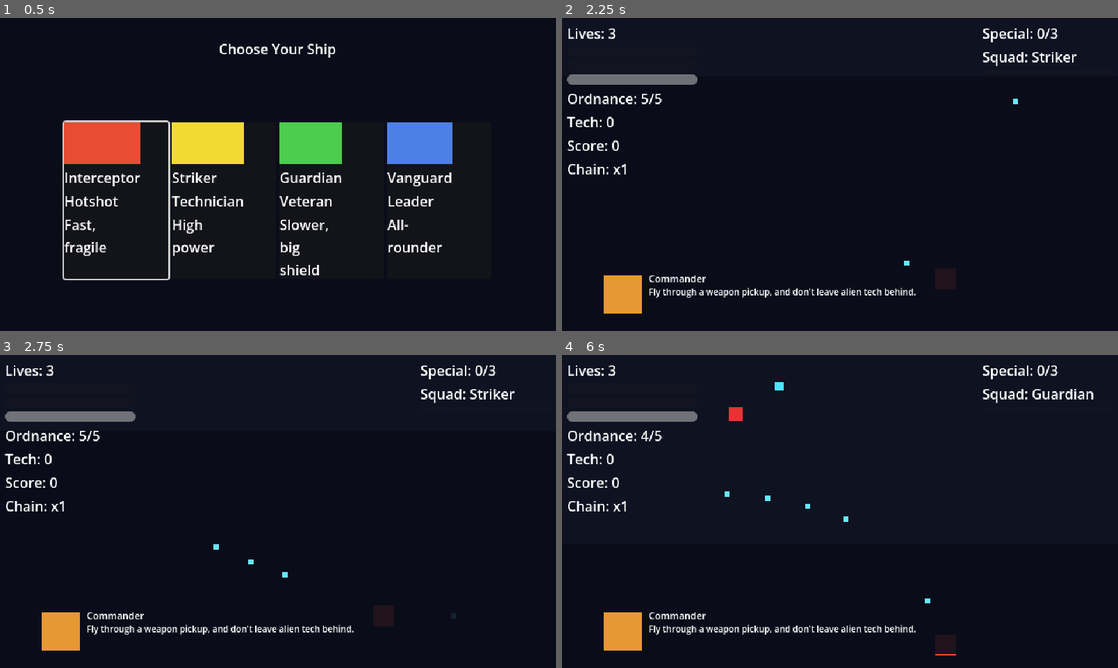
Above: before the commit, frames 1-4 (two rows, left to right).
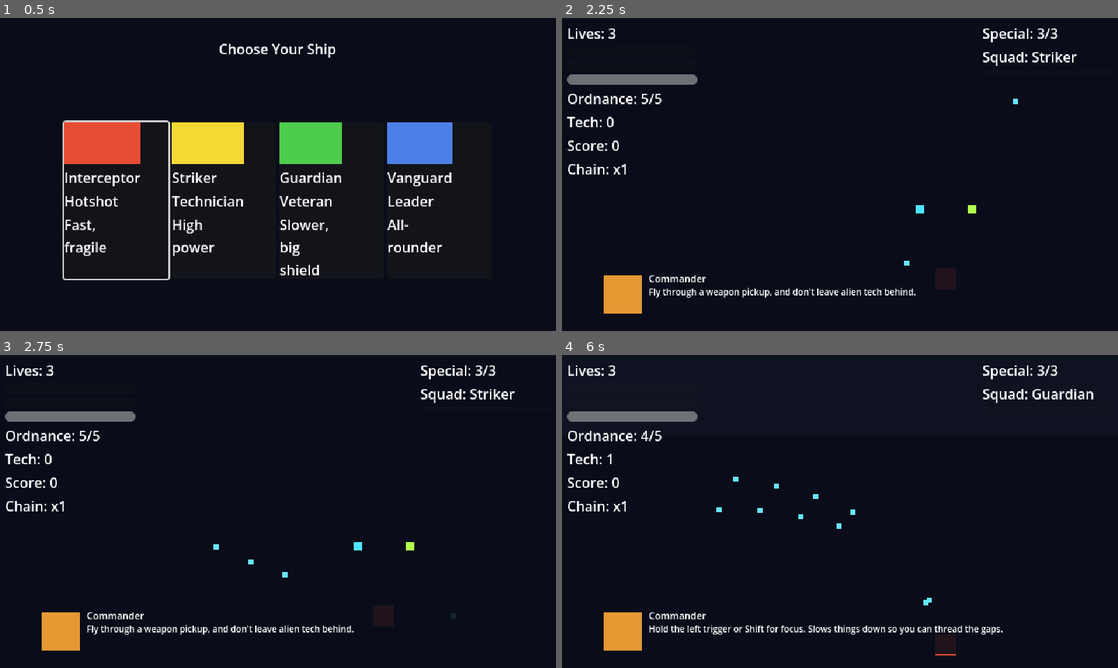
Above: after the commit, the same moments.

Repository: Funfetsunk/terra-intercept
Game: Godot game, scene res://scenes/menus/ship_select.tscn
Two runs of this game, one before a commit and one after it. Both use one fixed random seed, a clock stepped at 60 frames per second and the inputs below.
Inputs (mouse positions are in pixels of both pictures, inside the frame that each line leads up to):
- Up to frame 1 (0.5 s): no input
- Up to frame 2 (2.25 s): click (678, 199) at 0.5 s; tap Enter (ui_accept) at 1.25, 1.52 s; move the mouse to (962, 158) at 1.27 s; hold D (p1_move_right) 1.28-2 s; click (962, 158) at 1.35 s; drag from (728, 190) to (945, 277) at 2.02 s
- Up to frame 3 (2.75 s): no input
- Up to frame 4 (6 s): move the mouse to (895, 442) at 2.77 s; hold D (p1_move_right) 2.78-3.5 s; hold Space (p1_ordnance) 2.78-3.5 s; drag from (812, 574) to (673, 464) at 3.52 s; move the mouse to (1006, 558) at 4.27 s; hold A (p1_move_left) 4.28-5 s; tap E (p1_squad_next) at 4.35 s; tap Enter (ui_accept) at 4.52 s; drag from (673, 464) to (756, 433) at 5.02 s; move the mouse to (867, 511) at 5.77 s; hold S (p1_move_down) from 5.78 s (still down); click (867, 511) at 5.85 s

Frame 1 is identical in both runs. In frame 2, 0.1% of the frame differs, in the area x 63-87%, y 3-63%; in frame 3, 0.1%; in frame 4, 1.4%, in the area x 8-87%, y 3-90%.

Commit message:
Pause per tutorial beat, spawn pickup/tech on demand
Beat completion was driven by global signals that could already be
satisfied before the relevant beat even opened (most seriously: the
mission-timeline weapon pickup/alien tech could be collected or despawn
before the pickup+tech beat started, softlocking the tutorial with
nothing left to collect). Fix: pause the game (SceneTree.paused) while
each commander/squad beat is shown, unpausing only once its action is
done, so nothing can happen out of order. PlayerShip and BulletManager
are exempted (PROCESS_MODE_ALWAYS, toggled only for the tutorial's
duration) so the player stays fully controllable while enemies, their
bullets, the spawner and background all freeze for free.

The pickup+tech beat is the one exception: it spawns a dedicated,
highlighted, never-despawning weapon pickup and alien tech drop next to
the player right when it opens, and only unpauses once the player first
moves ("takes control"), so the item is always reachable and can't
expire. Dropped the old fixed-timeline pickup spawn entry, which would
have reintroduced the same race.

Also fixes a HUD bug this surfaced: special_charges_changed fires during
PlayerShip/TutorialSequencer's own _ready(), before london.gd's _ready()
(which runs last) calls HUD.bind_player() to connect it, so the initial
grant was never reflected. HUD now syncs its special-charge display
immediately after connecting, mirroring the existing squad-selection
sync.

Co-Authored-By: Claude Sonnet 5 <noreply@anthropic.com>
Claude-Session: https://claude.ai/code/session_01Nh3aPMJzmkSArqwMqRdZHh

Diff:
--- a/data/missions/london_mission.tres
+++ b/data/missions/london_mission.tres
@@ -13,13 +13,12 @@
 [ext_resource type="Resource" path="res://data/missions/london_spawn_tutorial_drone_02.tres" id="11"]
 [ext_resource type="Resource" path="res://data/missions/london_spawn_tutorial_swarmer_01.tres" id="12"]
 [ext_resource type="Resource" path="res://data/missions/london_spawn_tutorial_drone_03.tres" id="13"]
-[ext_resource type="Resource" path="res://data/missions/spawn_pickup_weapon_01.tres" id="14"]
 
 [resource]
 script = ExtResource("1")
 mission_name = "London"
 background_scroll_speed = 40.0
-spawn_entries = Array[Resource]([ExtResource("10"), ExtResource("14"), ExtResource("11"), ExtResource("12"), ExtResource("13")])
+spawn_entries = Array[Resource]([ExtResource("10"), ExtResource("11"), ExtResource("12"), ExtResource("13")])
 dialogue_events = Array[Resource]([])
 section_markers = Array[Resource]([ExtResource("2"), ExtResource("3"), ExtResource("4")])
 tutorial_beats = Array[Resource]([ExtResource("5"), ExtResource("6"), ExtResource("7"), ExtResource("8"), ExtResource("9")])
--- a/scenes/hud/hud.gd
+++ b/scenes/hud/hud.gd
@@ -26,6 +26,7 @@
 		var armed: ShipData = player.get_armed_squad_ship()
 		if armed != null:
 			_on_squad_selection_changed(armed)
+	_on_special_changed(player.special_charges, player.data.special_charge_max)
 	_game_state = get_node("/root/GameState")
 	_game_state.life_lost.connect(_on_life_lost)
 	_game_state.tech_changed.connect(_on_tech_changed)
--- a/scenes/levels/london.tscn
+++ b/scenes/levels/london.tscn
@@ -16,6 +16,8 @@
 [ext_resource type="Script" uid="uid://bgoiagdeo8ki4" path="res://scripts/systems/enemy_spawner.gd" id="14_08gnv"]
 [ext_resource type="Script" uid="uid://b1vqxoh2qfcwi" path="res://scripts/systems/dialogue_controller.gd" id="15_hpj1l"]
 [ext_resource type="Script" uid="uid://c22u4wcieqmm2" path="res://scripts/systems/tutorial_sequencer.gd" id="16_g5f8b"]
+[ext_resource type="PackedScene" uid="uid://bbu1i2vdl36db" path="res://scenes/pickups/weapon_pickup.tscn" id="17_j7qax"]
+[ext_resource type="PackedScene" uid="uid://d3f6kv8rj0pgl" path="res://scenes/pickups/alien_tech_drop.tscn" id="18_e2wpw"]
 
 [sub_resource type="CircleShape2D" id="CircleShape2D_kjavq"]
 radius = 2.0
@@ -205,7 +207,10 @@
 dialogue_box_path = NodePath("../DialogueBox")
 
 [node name="TutorialSequencer" type="Node" parent="." unique_id=2131576647]
+process_mode = 3
 script = ExtResource("16_g5f8b")
 mission = ExtResource("11_vng0p")
 player_path = NodePath("../PlayerShip")
 dialogue_box_path = NodePath("../DialogueBox")
+weapon_pickup_scene = ExtResource("17_j7qax")
+alien_tech_drop_scene = ExtResource("18_e2wpw")
--- a/scenes/pickups/alien_tech_drop.gd
+++ b/scenes/pickups/alien_tech_drop.gd
@@ -7,9 +7,14 @@
 @export var despawn_y: float = 400.0
 @export var magnet_radius: float = 40.0
 @export var magnet_speed: float = 220.0
+@export var never_despawn: bool = false
+@export var highlighted: bool = false
+@export var highlight_pulse_speed: float = 4.0
+@export var highlight_pulse_scale: float = 0.25
 
 var _bullets: Node = null
 var _collected: bool = false
+var _pulse_elapsed: float = 0.0
 
 func _ready() -> void:
 	_bullets = get_node("/root/BulletManager")
@@ -17,12 +22,16 @@
 func _physics_process(delta: float) -> void:
 	if _collected:
 		return
+	if highlighted:
+		_pulse_elapsed += delta
+		var scale_factor: float = 1.0 + sin(_pulse_elapsed * highlight_pulse_speed) * highlight_pulse_scale
+		$Sprite.scale = Vector2(scale_factor, scale_factor)
 	var player: Node2D = _bullets.get_registered_player()
 	if player != null and global_position.distance_to(player.global_position) <= magnet_radius:
 		global_position = global_position.move_toward(player.global_position, magnet_speed * delta)
 	else:
 		global_position.y += drift_speed * delta
-	if global_position.y > despawn_y:
+	if not never_despawn and global_position.y > despawn_y:
 		queue_free()
 		return
 	if player != null and global_position.distance_to(player.global_position) <= pickup_radius:
--- a/scenes/pickups/pickup.gd
+++ b/scenes/pickups/pickup.gd
@@ -5,9 +5,14 @@
 @export var despawn_y: float = 400.0
 @export var magnet_radius: float = 40.0
 @export var magnet_speed: float = 220.0
+@export var never_despawn: bool = false
+@export var highlighted: bool = false
+@export var highlight_pulse_speed: float = 4.0
+@export var highlight_pulse_scale: float = 0.25
 
 var _bullets: Node = null
 var _collected: bool = false
+var _pulse_elapsed: float = 0.0
 
 func _ready() -> void:
 	_bullets = get_node("/root/BulletManager")
@@ -16,12 +21,16 @@
 func _physics_process(delta: float) -> void:
 	if _collected:
 		return
+	if highlighted:
+		_pulse_elapsed += delta
+		var scale_factor: float = 1.0 + sin(_pulse_elapsed * highlight_pulse_speed) * highlight_pulse_scale
+		$Sprite.scale = Vector2(scale_factor, scale_factor)
 	var player: Node2D = _bullets.get_registered_player()
 	if player != null and global_position.distance_to(player.global_position) <= magnet_radius:
 		global_position = global_position.move_toward(player.global_position, magnet_speed * delta)
 	else:
 		global_position.y += data.drift_speed * delta
-	if global_position.y > despawn_y:
+	if not never_despawn and global_position.y > despawn_y:
 		queue_free()
 		return
 	if player != null and global_position.distance_to(player.global_position) <= data.pickup_radius:
--- a/scripts/systems/bullet_manager.gd
+++ b/scripts/systems/bullet_manager.gd
@@ -63,8 +63,9 @@
 
 func _physics_process(delta: float) -> void:
 	_step_pool(_player_pool, delta, 1.0)
-	_step_pool(_enemy_pool, delta, _enemy_bullet_time_scale)
-	_check_enemy_bullets_vs_player()
+	if not get_tree().paused:
+		_step_pool(_enemy_pool, delta, _enemy_bullet_time_scale)
+		_check_enemy_bullets_vs_player()
 	_check_player_bullets_vs_enemies()
 	queue_redraw()
 
--- a/scripts/systems/tutorial_sequencer.gd
+++ b/scripts/systems/tutorial_sequencer.gd
@@ -4,6 +4,10 @@
 @export var player_path: NodePath
 @export var dialogue_box_path: NodePath
 @export var movement_threshold: float = 24.0
+@export var weapon_pickup_scene: PackedScene
+@export var alien_tech_drop_scene: PackedScene
+@export var pickup_spawn_offset: Vector2 = Vector2(-30.0, -80.0)
+@export var tech_spawn_offset: Vector2 = Vector2(30.0, -80.0)
 
 enum _Phase { BEATS, SQUAD, DONE }
 
@@ -18,6 +22,7 @@
 var _beat_active: bool = false
 var _beat_start_position: Vector2 = Vector2.ZERO
 var _current_squad_ship: ShipData = null
+var _pickup_control_taken: bool = false
 
 var _fired_since_beat: bool = false
 var _focus_used_since_beat: bool = false
@@ -32,6 +37,8 @@
 	_bullets = get_node("/root/BulletManager")
 	_game_state = get_node("/root/GameState")
 	_game_state.tutorial_active = true
+	_player.process_mode = Node.PROCESS_MODE_ALWAYS
+	_bullets.process_mode = Node.PROCESS_MODE_ALWAYS
 	_player.grant_special_charge(_player.data.special_charge_max)
 	_player.weapon_fired.connect(func() -> void: _fired_since_beat = true)
 	_player.focus_used.connect(func() -> void: _focus_used_since_beat = true)
@@ -50,15 +57,16 @@
 	if _beat_index >= mission.tutorial_beats.size():
 		_phase = _Phase.SQUAD
 		return
+	var beat: TutorialBeat = mission.tutorial_beats[_beat_index]
 	if not _beat_active:
 		if _bullets.has_active_threats():
 			return
-		_start_beat(mission.tutorial_beats[_beat_index])
+		_start_beat(beat)
 		return
-	if _beat_condition_met(mission.tutorial_beats[_beat_index]):
-		_dialogue_box.hide_dialogue()
-		_beat_active = false
-		_beat_index += 1
+	if beat.action == TutorialBeat.Action.PICKUP_AND_TECH:
+		_process_pickup_beat()
+	if _beat_condition_met(beat):
+		_end_beat()
 
 func _start_beat(beat: TutorialBeat) -> void:
 	_beat_active = true
@@ -68,7 +76,38 @@
 	_ordnance_fired_since_beat = false
 	_pickup_collected_since_beat = false
 	_tech_collected_since_beat = false
+	_pickup_control_taken = false
+	get_tree().paused = true
 	_dialogue_box.show_dialogue(beat)
+	if beat.action == TutorialBeat.Action.PICKUP_AND_TECH:
+		_spawn_pickup_beat_items()
+
+func _end_beat() -> void:
+	get_tree().paused = false
+	_dialogue_box.hide_dialogue()
+	_beat_active = false
+	_beat_index += 1
+
+func _process_pickup_beat() -> void:
+	if _pickup_control_taken:
+		return
+	var move_vec: Vector2 = Input.get_vector("p1_move_left", "p1_move_right", "p1_move_up", "p1_move_down")
+	if move_vec != Vector2.ZERO:
+		_pickup_control_taken = true
+		get_tree().paused = false
+
+func _spawn_pickup_beat_items() -> void:
+	var rect: Rect2 = _player.playfield_rect
+	var pickup: Pickup = weapon_pickup_scene.instantiate() as Pickup
+	pickup.never_despawn = true
+	pickup.highlighted = true
+	get_parent().call_deferred("add_child", pickup)
+	pickup.global_position = (_player.global_position + pickup_spawn_offset).clamp(rect.position, rect.end)
+	var tech: AlienTechDrop = alien_tech_drop_scene.instantiate() as AlienTechDrop
+	tech.never_despawn = true
+	tech.highlighted = true
+	get_parent().call_deferred("add_child", tech)
+	tech.global_position = (_player.global_position + tech_spawn_offset).clamp(rect.position, rect.end)
 
 func _beat_condition_met(beat: TutorialBeat) -> bool:
 	match beat.action:
@@ -99,15 +138,20 @@
 		beat.text = mission.squad_radio_text_format % _current_squad_ship.ship_name
 		beat.action = TutorialBeat.Action.SPECIAL
 		_beat_active = true
+		get_tree().paused = true
 		_dialogue_box.show_dialogue(beat)
 		return
 	if _special_fired_ships.has(_current_squad_ship):
+		get_tree().paused = false
 		_dialogue_box.hide_dialogue()
 		_beat_active = false
 		_squad_index += 1
 
 func _finish_tutorial() -> void:
 	_phase = _Phase.DONE
+	get_tree().paused = false
+	_player.process_mode = Node.PROCESS_MODE_INHERIT
+	_bullets.process_mode = Node.PROCESS_MODE_INHERIT
 	_player.restore_full()
 	_game_state.tutorial_active = false
 	_game_state.tutorial_completed = true
Not shown: 1 places in data/missions/london_mission.tres that only renumber resources
